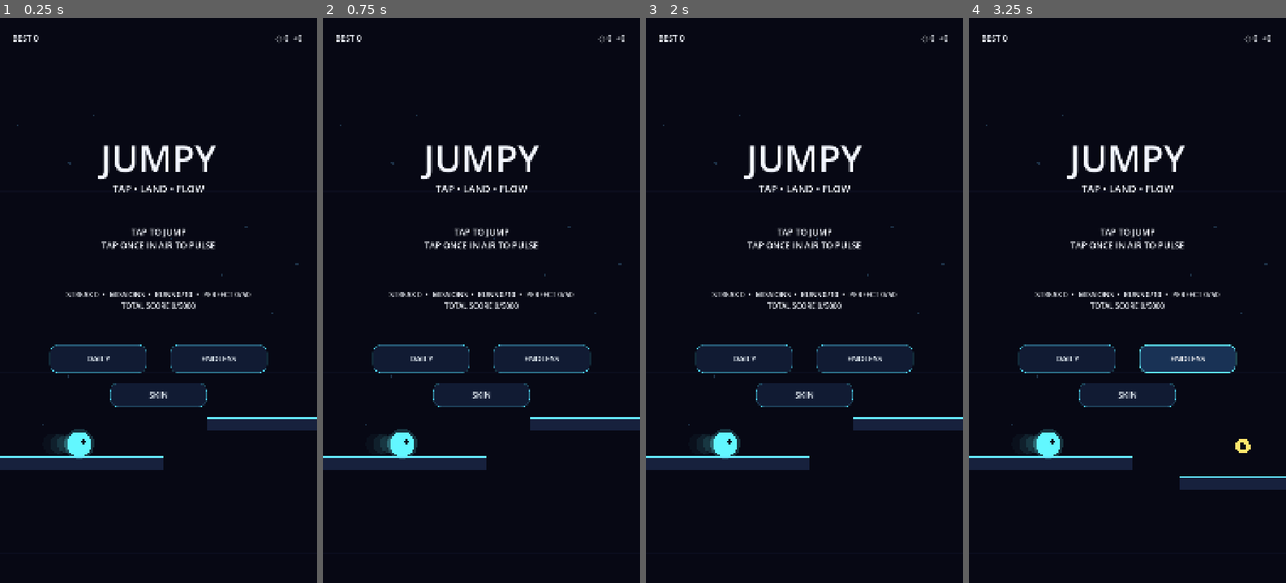
Above: before the commit, frames 1-4 (left to right).
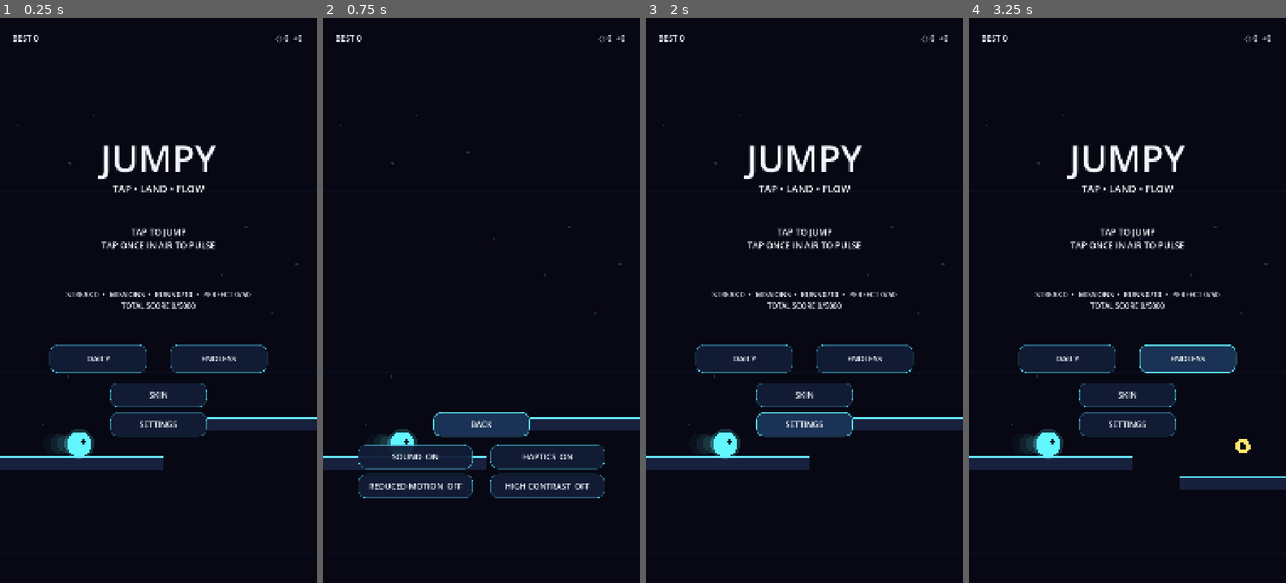
Above: after the commit, the same moments.

Repository: dbrckk/Jumpy
Game: Godot game, scene res://scenes/Main.tscn
The game is run twice, just before and just after one commit, with the same random seed, the same clock (stepped at 60 frames per second) and the same inputs.
Inputs (mouse positions are in pixels of both pictures, inside the frame that each line leads up to):
- Up to frame 1 (0.25 s): no input
- Up to frame 2 (0.75 s): click (481, 424) at 0.5 s, where only the run after the commit has a clickable "SETTINGS"
- Up to frame 3 (2 s): click (804, 424) at 1.25 s, where only the run after the commit has a clickable "BACK"
- Up to frame 4 (3.25 s): click "ENDLESS" at 2 s; click "ENDLESS" at 2.75 s

The runs differ from the first frame. In frame 1, 1.3% of the frame differs, in the area x 34-66%, y 69-74%; in frame 2, 13%, in the area x 11-89%, y 22-85%; in frame 3, 1.3%; in frame 4, 1.3%.

Commit message:
Autocycle v3: hardened atomic Jumpy evolution

Diff:
--- a/scripts/main.gd
+++ b/scripts/main.gd
@@ -36,6 +36,7 @@
 var last_platform_id: int = -1
 var next_platform_id: int = 1
 var ui: Dictionary = {}
+var settings_open: bool = false
 
 func _ready() -> void:
 	fx_rng.randomize()
@@ -61,6 +62,11 @@
 	ui.daily = make_button(root, "DAILY", Vector2(170, 1110), Vector2(330, 96), func() -> void: set_daily(true))
 	ui.normal = make_button(root, "ENDLESS", Vector2(580, 1110), Vector2(330, 96), func() -> void: set_daily(false))
 	ui.skin = make_button(root, "SKIN", Vector2(375, 1240), Vector2(330, 82), cycle_skin)
+	ui.settings = make_button(root, "SETTINGS", Vector2(375, 1340), Vector2(330, 82), settings_pressed)
+	ui.setting_sound = make_button(root, "", Vector2(120, 1450), Vector2(390, 82), func() -> void: toggle_preference("sound"))
+	ui.setting_haptics = make_button(root, "", Vector2(570, 1450), Vector2(390, 82), func() -> void: toggle_preference("haptics"))
+	ui.setting_motion = make_button(root, "", Vector2(120, 1550), Vector2(390, 82), func() -> void: toggle_preference("reduced_motion"))
+	ui.setting_contrast = make_button(root, "", Vector2(570, 1550), Vector2(390, 82), func() -> void: toggle_preference("high_contrast"))
 	ui.gameover = make_label(root, "", 58, Vector2(80, 580), Vector2(920, 280), HORIZONTAL_ALIGNMENT_CENTER)
 	ui.retry = make_button(root, "RETRY", Vector2(280, 940), Vector2(520, 110), restart_pressed)
 	ui.share = make_button(root, "SHARE", Vector2(330, 1080), Vector2(420, 86), func() -> void: Integrations.share_score(score, daily_mode))
@@ -87,6 +93,33 @@
 	button.pressed.connect(pressed)
 	parent.add_child(button)
 	return button
+
+func settings_pressed() -> void:
+	if state != "READY":
+		return
+	settings_open = not settings_open
+	show_menu(true)
+
+func toggle_preference(key: String) -> void:
+	if state != "READY":
+		return
+	Profile.set_preference(key, not bool(Profile.data.get(key, false)))
+	refresh_settings_ui()
+	queue_redraw()
+
+func refresh_settings_ui() -> void:
+	if not ui.has("settings"):
+		return
+	ui.settings.text = "BACK" if settings_open else "SETTINGS"
+	var show_settings: bool = state == "READY" and settings_open
+	ui.setting_sound.visible = show_settings
+	ui.setting_haptics.visible = show_settings
+	ui.setting_motion.visible = show_settings
+	ui.setting_contrast.visible = show_settings
+	ui.setting_sound.text = "SOUND  %s" % ("ON" if bool(Profile.data.sound) else "OFF")
+	ui.setting_haptics.text = "HAPTICS  %s" % ("ON" if bool(Profile.data.haptics) else "OFF")
+	ui.setting_motion.text = "REDUCED MOTION  %s" % ("ON" if bool(Profile.data.reduced_motion) else "OFF")
+	ui.setting_contrast.text = "HIGH CONTRAST  %s" % ("ON" if bool(Profile.data.high_contrast) else "OFF")
 
 func reset_run(use_daily: bool) -> void:
 	daily_mode = use_daily
@@ -145,13 +178,18 @@
 	Integrations.event("run_start", {"daily": daily_mode})
 
 func show_menu(value: bool) -> void:
-	ui.title.visible = value
-	ui.subtitle.visible = value
-	ui.hint.visible = value
-	ui.mission.visible = value
-	ui.daily.visible = value
-	ui.normal.visible = value
-	ui.skin.visible = value
+	if not value:
+		settings_open = false
+	var show_main: bool = value and not settings_open
+	ui.title.visible = show_main
+	ui.subtitle.visible = show_main
+	ui.hint.visible = show_main
+	ui.mission.visible = show_main
+	ui.daily.visible = show_main
+	ui.normal.visible = show_main
+	ui.skin.visible = show_main
+	ui.settings.visible = value
+	refresh_settings_ui()
 	ui.gameover.visible = false
 	ui.retry.visible = false
 	ui.share.visible = false
@@ -331,6 +369,8 @@
 	ui.daily.visible = false
 	ui.normal.visible = false
 	ui.skin.visible = false
+	ui.settings.visible = false
+	refresh_settings_ui()
 	camera_kick = 18.0
 	flash = 0.35
 	burst(Vector2(PLAYER_X, player_y), skin_color(), 35, 520.0)
Not shown, added: scripts/integrations.gd.uid
Not shown, added: scripts/main.gd.uid
Not shown, added: scripts/profile.gd.uid
Not shown, changed: docs/AUTONOMOUS_STATE.md
